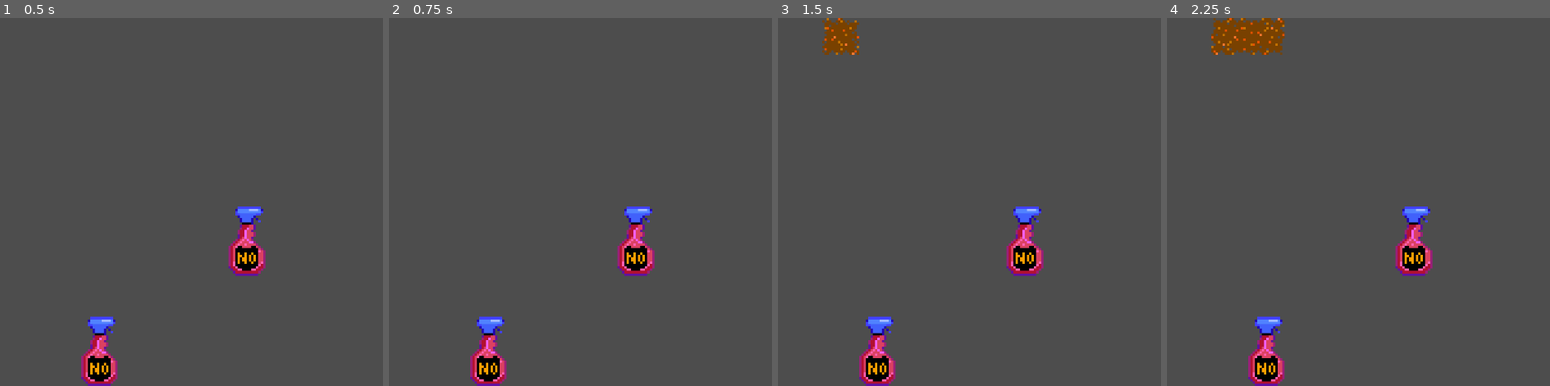
Above: before the commit, frames 1-4 (left to right).
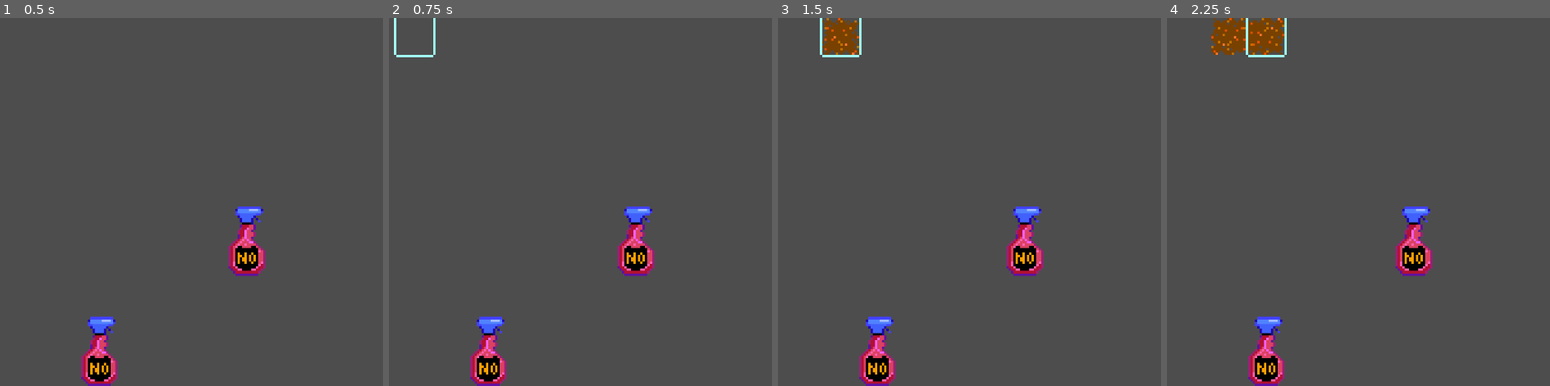
Above: after the commit, the same moments.

Repository: pmaitland/GGJ2026
Game: Godot game, scene res://scenes/main.tscn
Two runs of this game, one before a commit and one after it. Both use one fixed random seed, a clock stepped at 60 frames per second and the inputs below.
Inputs (mouse positions are in pixels of both pictures, inside the frame that each line leads up to):
- Up to frame 1 (0.5 s): no input
- Up to frame 2 (0.75 s): tap Enter at 0.5 s; move the mouse to (415, 36) at 0.52 s; click (415, 36) at 0.67 s
- Up to frame 3 (1.5 s): tap Space at 1.25 s; move the mouse to (839, 36) at 1.27 s; click (839, 36) at 1.42 s
- Up to frame 4 (2.25 s): tap Enter at 2 s; move the mouse to (1266, 36) at 2.02 s; click (1266, 36) at 2.17 s

Frame 1 is identical in both runs. In frame 2, 0.2% of the frame differs, in the area x 1-13%, y 0-11%; in frame 3, 0.2%; in frame 4, 0.2%.

Commit message:
cell outline

Diff:
--- a/mask/scenes/cell.tscn
+++ b/mask/scenes/cell.tscn
@@ -1,6 +1,7 @@
 [gd_scene format=3 uid="uid://cphwh3f7snx88"]
 
 [ext_resource type="Script" uid="uid://bcmpv7tt40hav" path="res://scripts/cell.gd" id="1_0s7o3"]
+[ext_resource type="Texture2D" uid="uid://blql4h2vhj1dj" path="res://sprites/cell_outline.png" id="2_0s7o3"]
 
 [sub_resource type="RectangleShape2D" id="RectangleShape2D_0s7o3"]
 size = Vector2(16, 16)
@@ -13,4 +14,10 @@
 [node name="CollisionShape2D" type="CollisionShape2D" parent="Area2D" unique_id=1643793587]
 shape = SubResource("RectangleShape2D_0s7o3")
 
+[node name="Sprite2D" type="Sprite2D" parent="." unique_id=662295281]
+visible = false
+texture = ExtResource("2_0s7o3")
+
 [connection signal="input_event" from="Area2D" to="." method="_on_area_2d_input_event"]
+[connection signal="mouse_entered" from="Area2D" to="." method="_on_area_2d_mouse_entered"]
+[connection signal="mouse_exited" from="Area2D" to="." method="_on_area_2d_mouse_exited"]
--- a/mask/scripts/cell.gd
+++ b/mask/scripts/cell.gd
@@ -1,4 +1,7 @@
 extends Node2D
+
+
+@onready var outline: Sprite2D = $Sprite2D
 
 
 func disable() -> void:
@@ -14,3 +17,11 @@
 func _on_area_2d_input_event(_viewport: Node, _event: InputEvent, _shape_idx: int) -> void:
 	if Input.is_mouse_button_pressed(MOUSE_BUTTON_LEFT):
 		disable()
+
+
+func _on_area_2d_mouse_entered() -> void:
+	outline.visible = true
+
+
+func _on_area_2d_mouse_exited() -> void:
+	outline.visible = false
Binary file changed: mask/sprites/cell_outline.png
